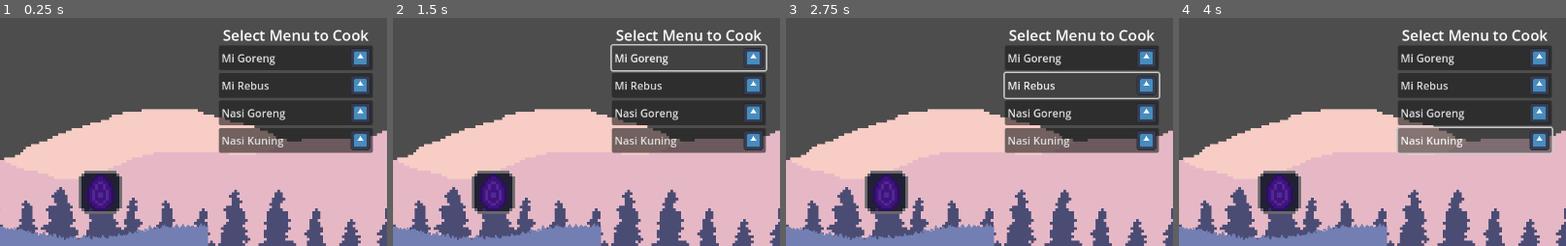
Above: before the commit, frames 1-4 (left to right).
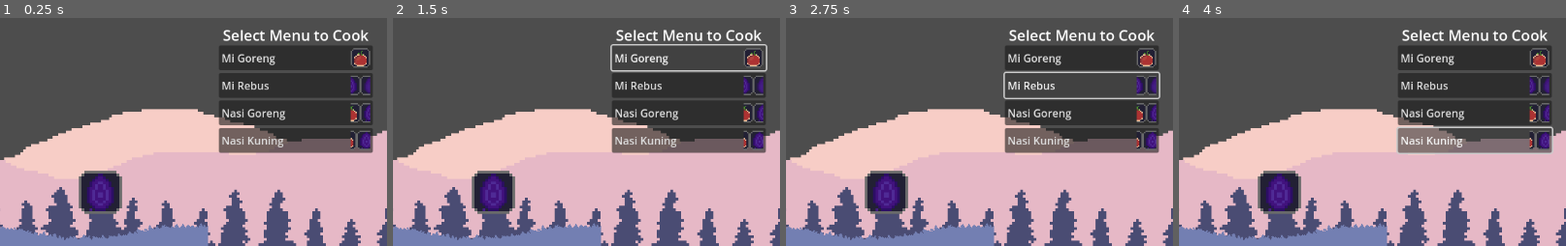
Above: after the commit, the same moments.

Repository: RafliNST/rush-cooker
Game: Godot game, scene res://scenes/main_scene.tscn
Same seed, same stepped clock (60 frames per second), same inputs: the game is played once before the commit and once after it. The engine's default icon, where the game draws it, is replaced by a stand-in: a white triangle on a blue panel in a dark square. Sound files missing from this copy of the repository are replaced by a short silence.
Inputs:
- Up to frame 1 (0.25 s): no input
- Up to frame 2 (1.5 s): click "Camera to Tenant" at 0.5 s; click "Mi Goreng" at 1.25 s
- Up to frame 3 (2.75 s): click "Mi Rebus" at 2 s
- Up to frame 4 (4 s): click "Nasi Goreng" at 2.75 s; click "Nasi Kuning" at 3.5 s
The pictures show only the part of the screen within x 50-100%, y 0-50%; the shares and areas given below are measured in that part.

The runs differ from the first frame. In frame 1, 1.7% of the frame differs, in the area x 90-96%, y 13-59%; in frame 2, 1.7%; in frame 3, 1.7%; in frame 4, 1.7%.

Commit message:
change menu icon (temporary)

Diff:
--- a/scripts/conductor.gd
+++ b/scripts/conductor.gd
@@ -55,7 +55,7 @@
 	beat_arr_pos = 0
 
 	current_menu = menu
-	note_timer.wait_time = current_menu.BPM / 60.0
+	note_timer.wait_time = 60.0 / current_menu.BPM
 
 	setup_timer()
 	play_music()
--- a/scripts/player_tenant.gd
+++ b/scripts/player_tenant.gd
@@ -12,4 +12,5 @@
 func dish_ready(ready_menu: ReadyMenu):
 	is_menu_ready = true
 
+	# icon is already change before the last note arrive
 	ready_menu_icon.texture = ready_menu.menu.icon
--- a/scripts/resource/menu/MiGoreng.tres
+++ b/scripts/resource/menu/MiGoreng.tres
@@ -1,11 +1,15 @@
-[gd_resource type="Resource" script_class="Menu" load_steps=23 format=3 uid="uid://dl1o8yi0g2k7x"]
+[gd_resource type="Resource" script_class="Menu" load_steps=24 format=3 uid="uid://dl1o8yi0g2k7x"]
 
 [ext_resource type="Script" path="res://scripts/resource/menu_item/menu_item.gd" id="1_3t8to"]
 [ext_resource type="AudioStream" uid="uid://blyf1fewbxqsn" path="res://musics/dummy/ヨルシカ - さよならモルテン.mp3" id="1_6stq1"]
+[ext_resource type="Texture2D" uid="uid://3qaj4tsfsaio" path="res://textures/sprites/vegetables-16x16.png" id="2_8urqg"]
 [ext_resource type="Script" path="res://scripts/resource/menu/menu.gd" id="2_bbl7o"]
-[ext_resource type="Texture2D" uid="uid://cibhmqhbvo8ch" path="res://icon.svg" id="2_iyxrf"]
 [ext_resource type="Resource" uid="uid://87skqfecoanb" path="res://scripts/resource/ingridient/tomato.tres" id="4_jhkhn"]
 [ext_resource type="Resource" uid="uid://yur05dr7nr6o" path="res://scripts/resource/ingridient/onion.tres" id="5_2xwj5"]
+
+[sub_resource type="AtlasTexture" id="AtlasTexture_t74ea"]
+atlas = ExtResource("2_8urqg")
+region = Rect2(0, 0, 16, 16)
 
 [sub_resource type="Resource" id="Resource_xqara"]
 script = ExtResource("1_3t8to")
@@ -106,7 +110,7 @@
 [resource]
 script = ExtResource("2_bbl7o")
 name = "Mi Goreng"
-icon = ExtResource("2_iyxrf")
+icon = SubResource("AtlasTexture_t74ea")
 BGM = ExtResource("1_6stq1")
 BPM = 130
 ingredients = Array[ExtResource("1_3t8to")]([SubResource("Resource_xqara"), SubResource("Resource_efvxc"), SubResource( …(422 unchanged characters)…
--- a/scripts/resource/menu/MiRebus.tres
+++ b/scripts/resource/menu/MiRebus.tres
@@ -1,11 +1,15 @@
-[gd_resource type="Resource" script_class="Menu" load_steps=23 format=3 uid="uid://debhai37epfkn"]
+[gd_resource type="Resource" script_class="Menu" load_steps=24 format=3 uid="uid://debhai37epfkn"]
 
 [ext_resource type="AudioStream" uid="uid://bfirvtcclfkd5" path="res://musics/BGM/BGM-dari-Kokonut/bebehbit.mp3" id="1_bjn0b"]
-[ext_resource type="Texture2D" uid="uid://cibhmqhbvo8ch" path="res://icon.svg" id="2_lnlfr"]
+[ext_resource type="Texture2D" uid="uid://3qaj4tsfsaio" path="res://textures/sprites/vegetables-16x16.png" id="2_p8tre"]
 [ext_resource type="Script" path="res://scripts/resource/menu_item/menu_item.gd" id="3_m3von"]
 [ext_resource type="Resource" uid="uid://87skqfecoanb" path="res://scripts/resource/ingridient/tomato.tres" id="4_28c6g"]
 [ext_resource type="Resource" uid="uid://yur05dr7nr6o" path="res://scripts/resource/ingridient/onion.tres" id="5_mqggf"]
 [ext_resource type="Script" path="res://scripts/resource/menu/menu.gd" id="6_gfepp"]
+
+[sub_resource type="AtlasTexture" id="AtlasTexture_lv8u4"]
+atlas = ExtResource("2_p8tre")
+region = Rect2(24, 0, 16, 16)
 
 [sub_resource type="Resource" id="Resource_xqara"]
 script = ExtResource("3_m3von")
@@ -106,7 +110,7 @@
 [resource]
 script = ExtResource("6_gfepp")
 name = "Mi Rebus"
-icon = ExtResource("2_lnlfr")
+icon = SubResource("AtlasTexture_lv8u4")
 BGM = ExtResource("1_bjn0b")
 BPM = 122
 ingredients = Array[ExtResource("3_m3von")]([SubResource("Resource_xqara"), SubResource("Resource_efvxc"), SubResource( …(422 unchanged characters)…
--- a/scripts/resource/menu/NasiGoreng.tres
+++ b/scripts/resource/menu/NasiGoreng.tres
@@ -1,11 +1,15 @@
-[gd_resource type="Resource" script_class="Menu" load_steps=19 format=3 uid="uid://bqv34k7us7n7u"]
+[gd_resource type="Resource" script_class="Menu" load_steps=20 format=3 uid="uid://bqv34k7us7n7u"]
 
 [ext_resource type="AudioStream" uid="uid://7brys7450o7t" path="res://musics/dummy/ヨルシカ - 藍二乗.mp3" id="1_0a2ai"]
 [ext_resource type="Script" path="res://scripts/resource/menu_item/menu_item.gd" id="1_36g0l"]
-[ext_resource type="Texture2D" uid="uid://cibhmqhbvo8ch" path="res://icon.svg" id="1_ahdfj"]
 [ext_resource type="Script" path="res://scripts/resource/menu/menu.gd" id="2_gsjgc"]
+[ext_resource type="Texture2D" uid="uid://3qaj4tsfsaio" path="res://textures/sprites/vegetables-16x16.png" id="2_w83aw"]
 [ext_resource type="Resource" uid="uid://87skqfecoanb" path="res://scripts/resource/ingridient/tomato.tres" id="4_cahbe"]
 [ext_resource type="Resource" uid="uid://yur05dr7nr6o" path="res://scripts/resource/ingridient/onion.tres" id="5_404nj"]
+
+[sub_resource type="AtlasTexture" id="AtlasTexture_carmo"]
+atlas = ExtResource("2_w83aw")
+region = Rect2(8, 0, 16, 16)
 
 [sub_resource type="Resource" id="Resource_8oh8m"]
 script = ExtResource("1_36g0l")
@@ -82,7 +86,7 @@
 [resource]
 script = ExtResource("2_gsjgc")
 name = "Nasi Goreng"
-icon = ExtResource("1_ahdfj")
+icon = SubResource("AtlasTexture_carmo")
 BGM = ExtResource("1_0a2ai")
 BPM = 210
 ingredients = Array[ExtResource("1_36g0l")]([SubResource("Resource_8oh8m"), SubResource("Resource_d1f15"), SubResource( …(298 unchanged characters)…
--- a/scripts/resource/menu/NasiKuning.tres
+++ b/scripts/resource/menu/NasiKuning.tres
@@ -1,11 +1,15 @@
-[gd_resource type="Resource" script_class="Menu" load_steps=19 format=3 uid="uid://sy5okdw5dcy1"]
+[gd_resource type="Resource" script_class="Menu" load_steps=20 format=3 uid="uid://sy5okdw5dcy1"]
 
 [ext_resource type="AudioStream" uid="uid://b7e6ynwffmkov" path="res://musics/BGM/BGM-dari-Kokonut/thrill.mp3" id="1_3h3bs"]
-[ext_resource type="Texture2D" uid="uid://cibhmqhbvo8ch" path="res://icon.svg" id="2_uyce3"]
+[ext_resource type="Texture2D" uid="uid://3qaj4tsfsaio" path="res://textures/sprites/vegetables-16x16.png" id="2_lr0ro"]
 [ext_resource type="Script" path="res://scripts/resource/menu_item/menu_item.gd" id="3_b2j7p"]
 [ext_resource type="Script" path="res://scripts/resource/menu/menu.gd" id="5_r2e4e"]
 [ext_resource type="Resource" uid="uid://yur05dr7nr6o" path="res://scripts/resource/ingridient/onion.tres" id="5_rwhna"]
 [ext_resource type="Resource" uid="uid://87skqfecoanb" path="res://scripts/resource/ingridient/tomato.tres" id="5_xuk22"]
+
+[sub_resource type="AtlasTexture" id="AtlasTexture_3ceyu"]
+atlas = ExtResource("2_lr0ro")
+region = Rect2(11, 0, 16, 16)
 
 [sub_resource type="Resource" id="Resource_8oh8m"]
 script = ExtResource("3_b2j7p")
@@ -82,7 +86,7 @@
 [resource]
 script = ExtResource("5_r2e4e")
 name = "Nasi Kuning"
-icon = ExtResource("2_uyce3")
+icon = SubResource("AtlasTexture_3ceyu")
 BGM = ExtResource("1_3h3bs")
 BPM = 106
 ingredients = Array[ExtResource("3_b2j7p")]([SubResource("Resource_8oh8m"), SubResource("Resource_d1f15"), SubResource( …(298 unchanged characters)…
